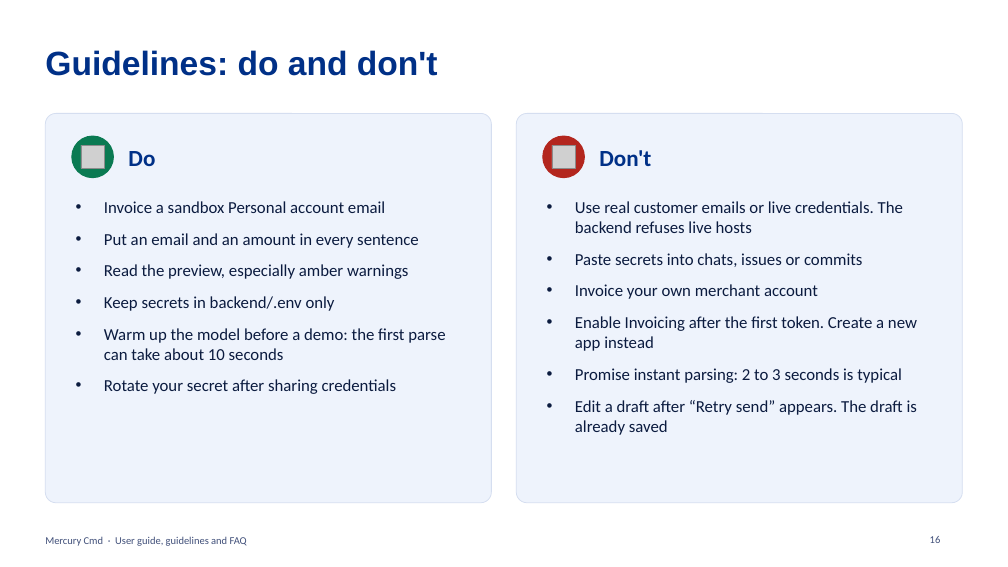
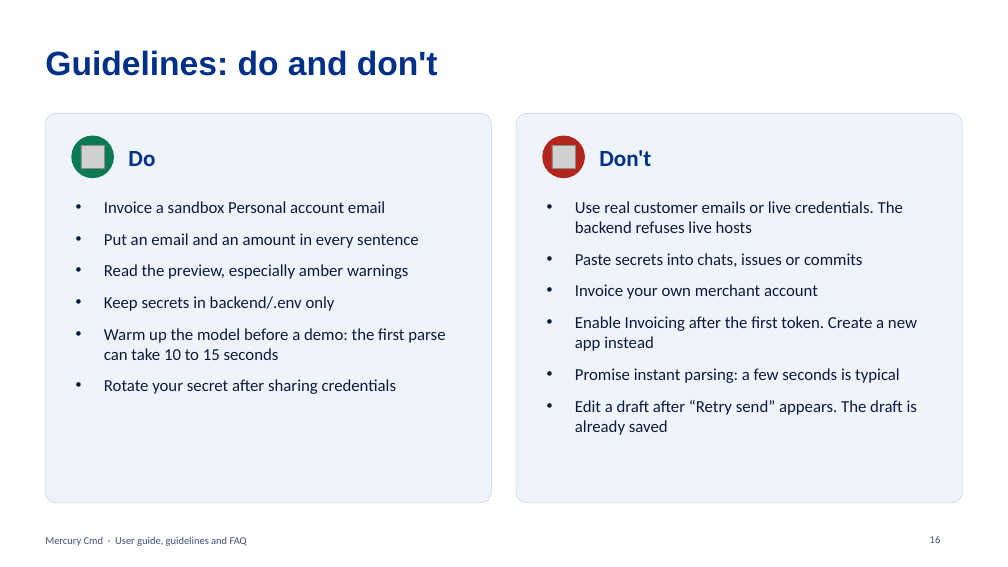
Before and after one commit to vignarajj/mercury_cmd_paypal, a slide deck: slide 16 of docs/Mercury-Cmd-Guide.pptx. Drawn at 1008x567 pixels with LibreOffice and Linux fonts; fonts in the diff are those of the drawing; grey boxes stand for pictures. Boxes give left, top, right and bottom in pixels: in the first picture for what was removed or moved away, otherwise in the second. Text is boxed around its words. In the diff, an @@ line names an element or a change of style, - is before the commit and + after.

Commit message:
docs: correct the model latency figures in the README, guide and Settings tip

```diff
--- a/docs/Mercury-Cmd-Guide.pptx
+++ b/docs/Mercury-Cmd-Guide.pptx
@@ text at <box>104,328,445,360</box>: text changed @@
-• Warm up the model before a demo: the first parse can take about 10 seconds
+• Warm up the model before a demo: the first parse can take 10 to 15 seconds
@@ text at <box>575,368,900,383</box>: text changed @@
-• Promise instant parsing: 2 to 3 seconds is typical
+• Promise instant parsing: a few seconds is typical
```
Also in this commit, not shown: 3 other files.
